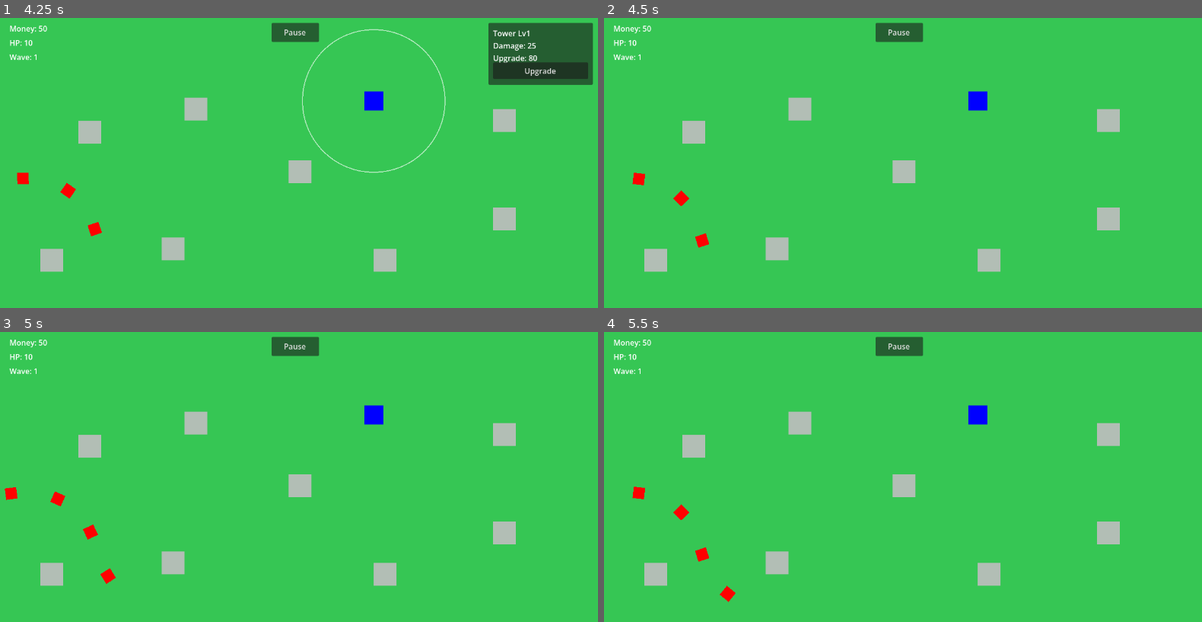
Above: before the commit, frames 1-4 (two rows, left to right).
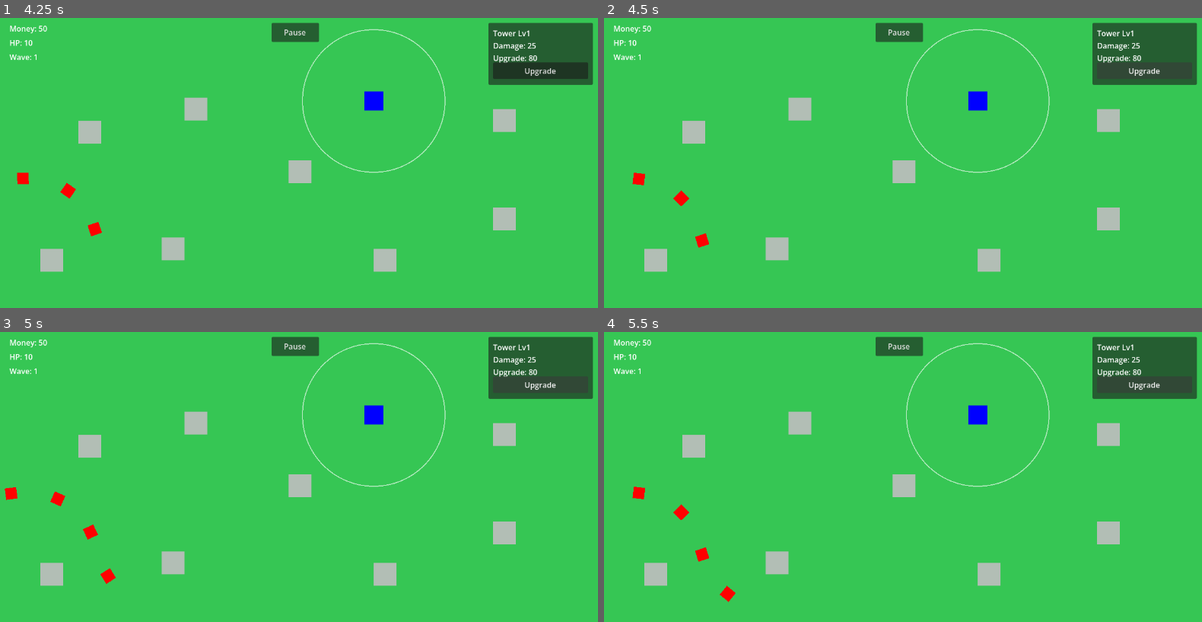
Above: after the commit, the same moments.

Repository: kenjiakira/godot-tower-defense
Game: Godot game, scene res://scenes/main.tscn
Same seed, same stepped clock (60 frames per second), same inputs: the game is played once before the commit and once after it.
Inputs (mouse positions are in pixels of both pictures, inside the frame that each line leads up to):
- Up to frame 1 (4.25 s): tap Enter at 0.5 s; move the mouse to (436, 168) at 0.52 s; click (436, 168) at 0.67 s; click "Pause" at 1.25 s; click "Resume" at 2 s; move the mouse to (185, 200) at 2.77 s; click (185, 200) at 2.92 s; move the mouse to (364, 107) at 3.52 s; click (364, 107) at 3.67 s
- Up to frame 2 (4.5 s): click "Upgrade" at 4.25 s
- Up to frame 3 (5 s): no input
- Up to frame 4 (5.5 s): click (1142, 384) at 5 s, where only the run after the commit has a clickable "Upgrade"

Frame 1 is identical in both runs. In frame 2, 4.1% of the frame differs, in the area x 50-100%, y 1-54%; in frame 3, 4.1%; in frame 4, 4.1%.

Commit message:
Update 11

Diff:
--- a/FloatingText.gd
+++ /dev/null
@@ -1,18 +0,0 @@
-extends Label
-
-var velocity := Vector2(0, -40)
-var lifetime := 0.6
-
-func setup(text_value, pos, color = Color.WHITE):
-	global_position = pos
-	text = text_value
-	modulate = color
-
-func _process(delta):
-	global_position += velocity * delta
-	lifetime -= delta
-
-	modulate.a = lifetime / 0.6
-
-	if lifetime <= 0:
-		queue_free()
--- a/scenes/FloatingText.tscn
+++ b/scenes/FloatingText.tscn
@@ -1,6 +1,6 @@
 [gd_scene format=3 uid="uid://s3juhgvc781n"]
 
-[ext_resource type="Script" uid="uid://brhlhkl4whlii" path="res://FloatingText.gd" id="1_iwtc3"]
+[ext_resource type="Script" uid="uid://brhlhkl4whlii" path="res://scripts/FloatingText.gd" id="1_iwtc3"]
 
 [node name="FloatingText" type="Label" unique_id=2110802740]
 offset_right = 40.0
--- a/scenes/main.tscn
+++ b/scenes/main.tscn
@@ -7,6 +7,7 @@
 [ext_resource type="PackedScene" uid="uid://ctthyb5dl2j42" path="res://scenes/EnemyTank.tscn" id="4_85g3d"]
 [ext_resource type="PackedScene" uid="uid://bj3ot8exbuqog" path="res://scenes/BuildSpot.tscn" id="4_jyhfs"]
 [ext_resource type="PackedScene" uid="uid://dx0qc4v18vw35" path="res://scenes/EnemyBoss.tscn" id="5_choun"]
+[ext_resource type="PackedScene" uid="uid://s3juhgvc781n" path="res://scenes/FloatingText.tscn" id="7_trceg"]
 [ext_resource type="AudioStream" uid="uid://b7ky4nwgfcwwe" path="res://assets/sounds/shoot.mp3" id="8_tipki"]
 [ext_resource type="AudioStream" uid="uid://cl1k2xphk5ctj" path="res://assets/sounds/enemy_die.mp3" id="9_85g3d"]
 [ext_resource type="AudioStream" uid="uid://bjqm15rkq4eab" path="res://assets/sounds/upgrade.mp3" id="10_choun"]
@@ -28,6 +29,7 @@
 tank_enemy_scene = ExtResource("4_85g3d")
 boss_enemy_scene = ExtResource("5_choun")
 tower_scene = ExtResource("3_sugp2")
+floating_text_scene = ExtResource("7_trceg")
 
 [node name="Map" type="Node2D" parent="." unique_id=359670548]
 
--- a/scripts/Enemy.gd
+++ b/scripts/Enemy.gd
@@ -58,7 +58,9 @@
 
 	var text = floating_text_scene.instantiate()
 	get_tree().current_scene.add_child(text)
-	text.setup("-" + str(damage), global_position + Vector2(-10, -35))
+
+	text.global_position = global_position + Vector2(-10, -35)
+	text.setup_text("-" + str(damage), Color.WHITE)
 
 func spawn_death_effect():
 	if death_effect_scene == null:
--- /dev/null
+++ b/scripts/FloatingText.gd
@@ -0,0 +1,32 @@
+extends Label
+
+var velocity := Vector2(0, -40)
+var lifetime := 0.8
+var timer := 0.0
+
+var fly_to_target := false
+var target_position := Vector2.ZERO
+var fly_speed := 500.0
+
+func setup_text(value: String, color: Color):
+	text = value
+	modulate = color
+
+func fly_to(target: Vector2):
+	fly_to_target = true
+	target_position = target
+
+func _process(delta):
+	timer += delta
+
+	if fly_to_target:
+		global_position = global_position.move_toward(target_position, fly_speed * delta)
+
+		if global_position.distance_to(target_position) < 10:
+			queue_free()
+	else:
+		position += velocity * delta
+		modulate.a = 1.0 - timer / lifetime
+
+		if timer >= lifetime:
+			queue_free()
--- a/scripts/Main.gd
+++ b/scripts/Main.gd
@@ -6,6 +6,7 @@
 @export var boss_enemy_scene: PackedScene
 @export var tower_scene: PackedScene
 @export var tower_cost := 50
+@export var floating_text_scene: PackedScene
 
 var selected_tower = null
 var money := 100
@@ -31,7 +32,6 @@
 	$UI/TowerPanel.visible = false
 
 	$UI/GameOverPanel.visible = false
-
 	$UI/PauseButton.pressed.connect(_on_pause_button_pressed)
 
 	print("Main scene ready")
@@ -91,18 +91,25 @@
 	money += reward
 	enemies_alive -= 1
 
-	spawn_reward_text(reward, pos)
+	spawn_coin_text(pos, reward)
 	play_sfx("EnemyDieSound")
 
 	update_ui()
 	check_wave_end()
 
-func spawn_reward_text(reward, pos):
-	var floating_text_scene = preload("res://scenes/FloatingText.tscn")
+func spawn_coin_text(world_pos: Vector2, amount: int):
+	if floating_text_scene == null:
+		print("Chưa gán FloatingText scene")
+		return
 
 	var text = floating_text_scene.instantiate()
 	add_child(text)
-	text.setup("+" + str(reward) + "$", pos + Vector2(0, -45), Color.GOLD)
+
+	text.global_position = world_pos + Vector2(0, -45)
+	text.setup_text("+" + str(amount) + "$", Color.GOLD)
+
+	var target_pos = $UI/MoneyLabel.global_position
+	text.fly_to(target_pos)
 
 func _on_enemy_reached_base():
 	base_hp -= 1
@@ -112,6 +119,7 @@
 	if base_hp <= 0:
 		game_over()
 		return
+
 	check_wave_end()
 
 func game_over():
@@ -142,24 +150,31 @@
 func _input(event):
 	if event is InputEventMouseButton and event.pressed:
 		if event.button_index == MOUSE_BUTTON_LEFT:
+
+			if $UI/TowerPanel.visible:
+				var panel_rect = Rect2(
+					$UI/TowerPanel.global_position,
+					$UI/TowerPanel.size
+				)
+
+				if panel_rect.has_point(event.position):
+					return
+
 			var mouse_pos = get_global_mouse_position()
 
-			var clicked_tower = get_tower_at(mouse_pos)
+			var clicked_tower = get_tower_body_at(mouse_pos)
 			if clicked_tower != null:
 				select_tower(clicked_tower)
 				return
 
 			try_place_tower(mouse_pos)
 
-func get_tower_at(mouse_pos):
+func get_tower_body_at(mouse_pos):
 	for tower in $Towers.get_children():
-		if tower is Area2D:
-			var shape = tower.get_node("CollisionShape2D").shape
-			var local_pos = tower.to_local(mouse_pos)
-
-			if shape is CircleShape2D:
-				if local_pos.length() <= 25:
-					return tower
+		var distance = tower.global_position.distance_to(mouse_pos)
+
+		if distance <= 30:
+			return tower
 
 	return null
 
@@ -267,7 +282,6 @@
 
 func _on_pause_button_pressed():
 	is_paused = !is_paused
-
 	get_tree().paused = is_paused
 
 	if is_paused:
Renamed: FloatingText.gd.uid -> scripts/FloatingText.gd.uid
